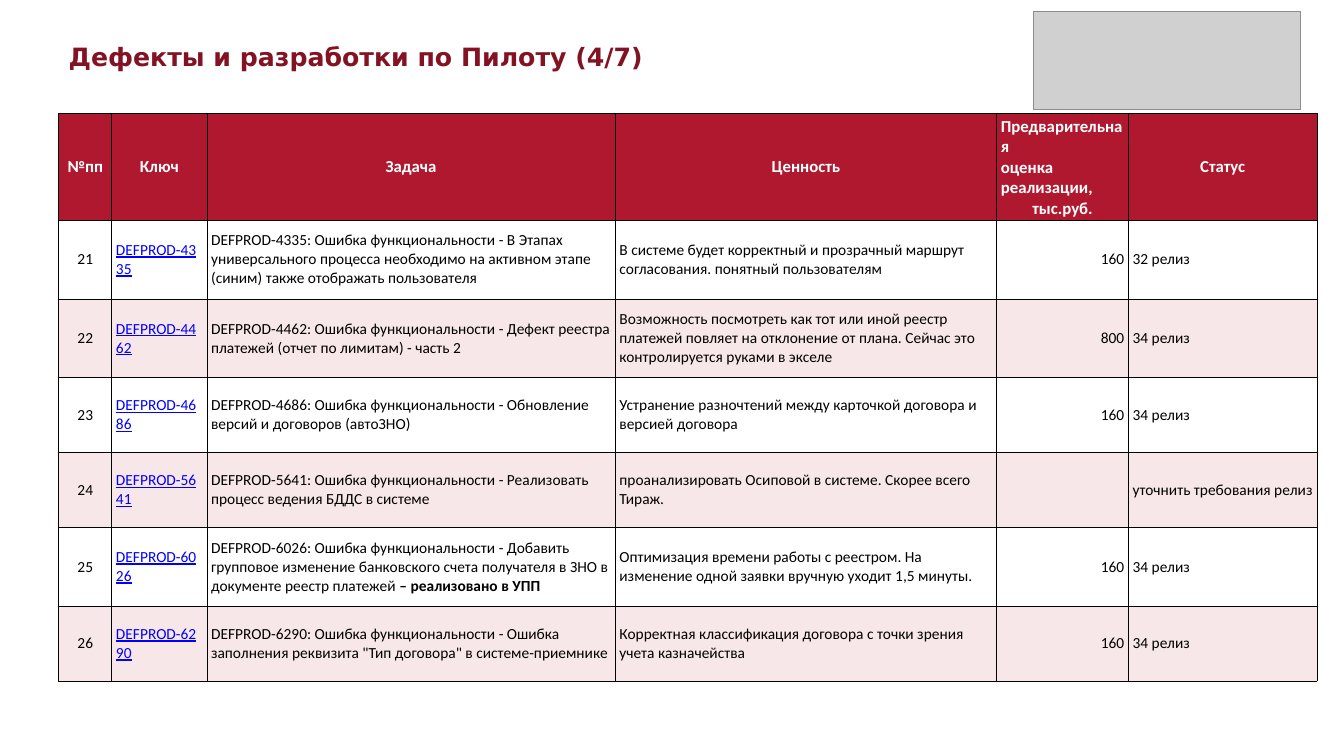
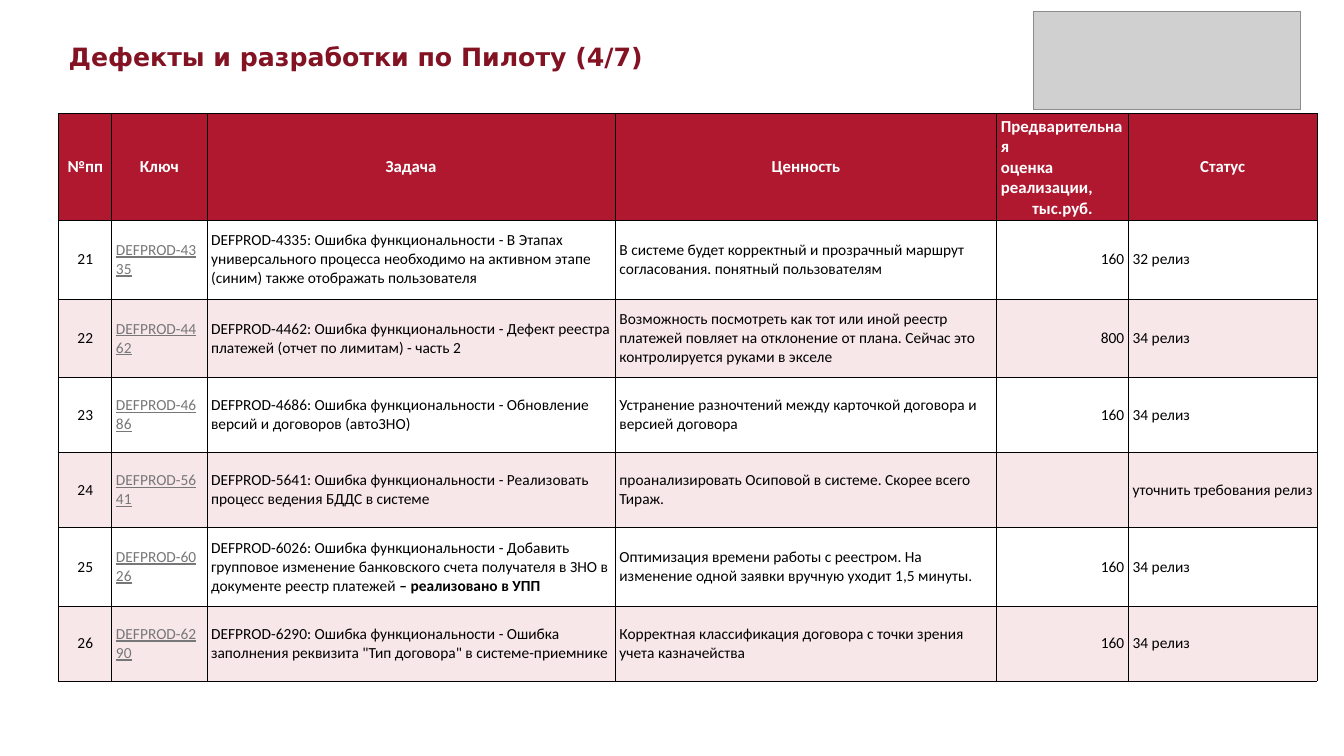
Before and after one commit to sokrat-in-me/pptx, a slide deck: slide 4 of Дефекты_и_разработки_по_Пилоту.pptx. Drawn at 1344x756 pixels with LibreOffice and Linux fonts; fonts in the diff are those of the drawing; grey boxes stand for pictures. Boxes give left, top, right and bottom in pixels: in the first picture for what was removed or moved away, otherwise in the second. Text is boxed around its words. In the diff, an @@ line names an element or a change of style, - is before the commit and + after.

```diff
--- a/Дефекты_и_разработки_по_Пилоту.pptx
+++ b/Дефекты_и_разработки_по_Пилоту.pptx
@@ table at bbox=[58, 114, 1318, 665] @@
@@ text colour #0000FF to #77777A in "DEFPROD-4335", "DEFPROD-4462", "DEFPROD-4686", "DEFPROD-5641" and 2 more places @@
```
Also in this commit, not shown: 6 other slides changed, 6 other files.
